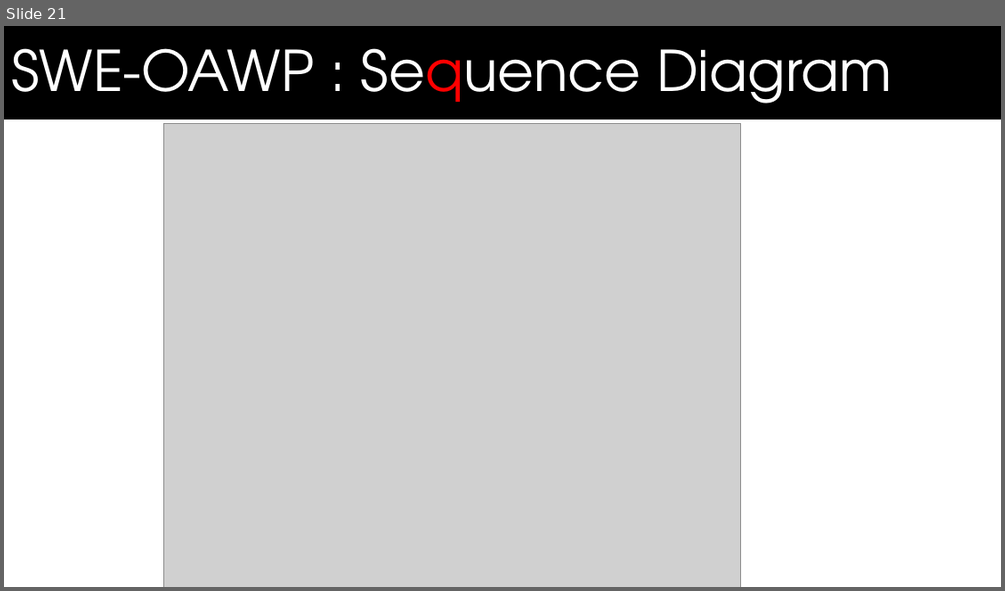
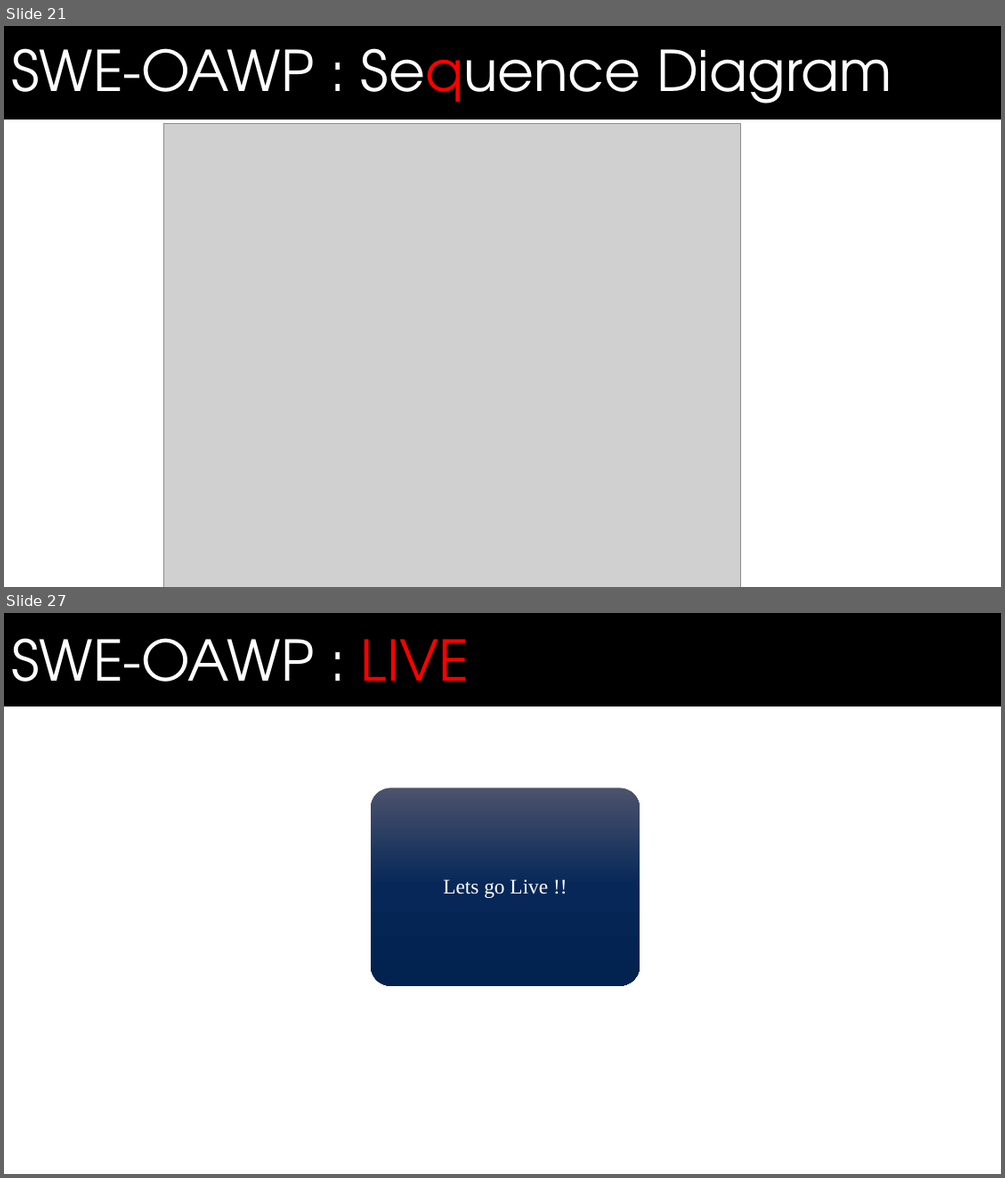
Before and after one commit to bhavyabatra/SWEN_Dynamo, a slide deck: Documentation/Master's Defense Presentation.pptx. Shown one above the other, each under a label of ours: slide 21 before the commit, slides 21 and 27 after it; the slides between them are not shown. The pictures are 1005x591 and 1005x1178 pixels, drawn with LibreOffice and Linux fonts; fonts in the diff are those of the drawing; grey boxes stand for pictures; background and template pictures are left out. Boxes give left, top, right and bottom in pixels: in the first picture for what was removed or moved away, otherwise in the second. Text is boxed around its words. In the diff, an @@ line names an element or a change of style, - is before the commit and + after.

```diff
--- a/Documentation/Master's Defense Presentation.pptx
+++ b/Documentation/Master's Defense Presentation.pptx
@@ slide 27 added at <box>4,613,1001,1174</box>, background #FFFFFF; not listed: 1 template element that a slide beside it also shows @@
@@ text added at <box>11,638,469,707</box>, 54 pt, text #FFFFFF @@
+SWE-OAWP : LIVE
@@ rounded rectangle added at <box>372,788,639,985</box>, fill gradient #4B526B to #082757 to #042250 @@
@@ text added at <box>443,879,548,898</box>, 20 pt, text #FFFFFF @@
+Lets go Live !!
```
Also in this commit, not shown: 3 slides changed, 3 other slides added, 2 slides removed.
